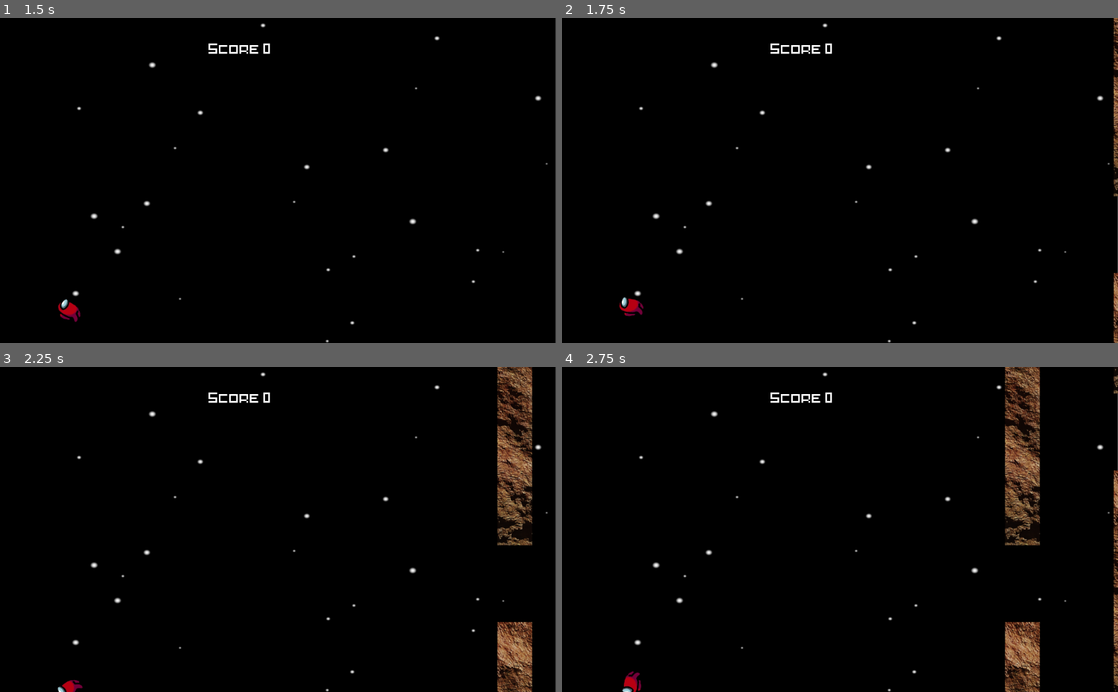
Above: before the commit, frames 1-4 (two rows, left to right).
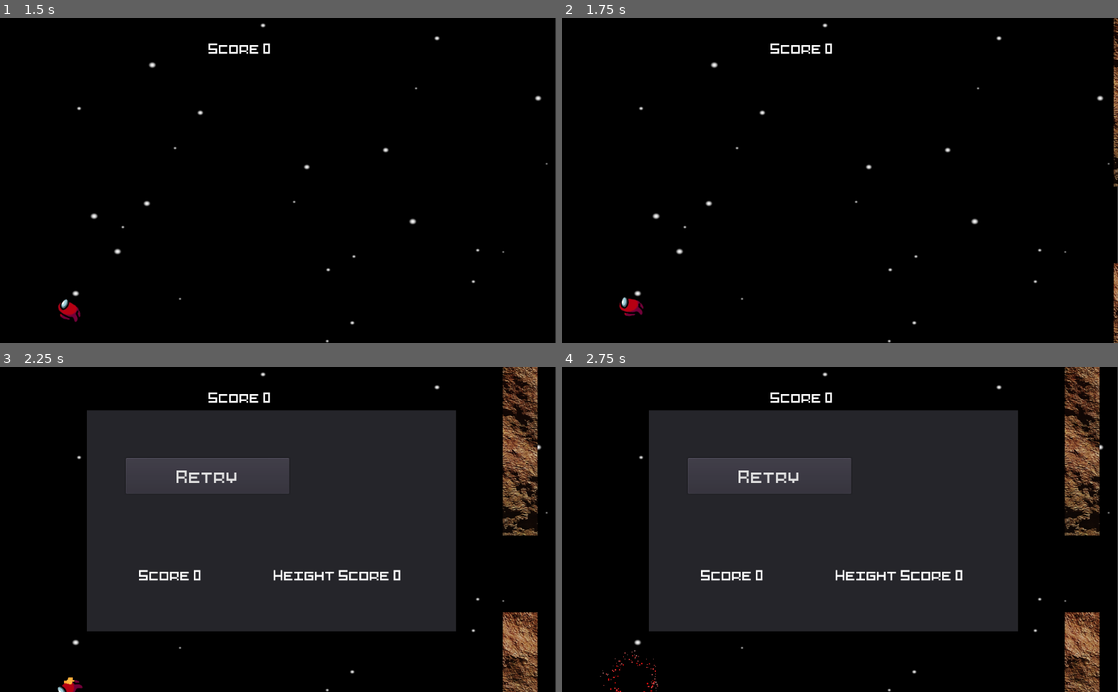
Above: after the commit, the same moments.

Repository: Chamerli-sh/Flappy-Things
Game: Godot game, scene res://Menues/MainMenu/MainScreen.tscn
The game is run twice, just before and just after one commit, with the same random seed, the same clock (stepped at 60 frames per second) and the same inputs. Sound files missing from this copy of the repository are replaced by a short silence.
Inputs:
- Up to frame 1 (1.5 s): click "Play" at 0.5 s
- Up to frame 2 (1.75 s): tap Up (jump) at 1.52 s
- Up to frame 3 (2.25 s): no input
- Up to frame 4 (2.75 s): tap Up (jump) at 2.27 s

Frame 1 is identical in both runs. In frame 2, 0.4% of the frame differs, in the area x 99-100%, y 0-100%; in frame 3, 50%; in frame 4, 53%, in the area x 6-100%, y 0-100%.

Commit message:
Finishing up

Diff:
--- a/World/PipeSpawner.gd
+++ b/World/PipeSpawner.gd
@@ -11,7 +11,7 @@
 	pipe.global_position.y = y
 
 func _on_Timer_timeout():
-	y = rand_range(y - 320, y + 320)
+	y = rand_range(y - 256, y + 256)
 	if y > MAX_Y:
 		y = MAX_Y
 	elif y < MIN_Y:
--- a/World/World.gd
+++ b/World/World.gd
@@ -24,3 +24,14 @@
 	explosion.emitting = true
 
 	dead_node.display()
+
+
+
+func _on_AudioStreamPlayer2D_finished():
+	$AudioStreamPlayer2D.play()
+
+
+func _on_DeadEnd_body_entered(body):
+	if body.name == "Player":
+		Global.lost = true
+		die()
--- a/World/World.tscn
+++ b/World/World.tscn
@@ -6,10 +6,17 @@
 [ext_resource path="res://World/World.gd" type="Script" id=4]
 [ext_resource path="res://Fonts/pixelart.ttf" type="DynamicFontData" id=5]
 [ext_resource path="res://Menues/DeadScreen/DeadScreen.tscn" type="PackedScene" id=6]
+[ext_resource path="res://World/Music.ogg" type="AudioStream" id=7]
 
 [sub_resource type="DynamicFont" id=1]
 size = 25
 font_data = ExtResource( 5 )
+
+[sub_resource type="RectangleShape2D" id=2]
+extents = Vector2( 521.052, 10 )
+
+[sub_resource type="RectangleShape2D" id=3]
+extents = Vector2( 518.26, 10 )
 
 [node name="World" type="Node2D"]
 script = ExtResource( 4 )
@@ -65,4 +72,22 @@
 margin_right = 512.0
 margin_bottom = 300.0
 
+[node name="AudioStreamPlayer2D" type="AudioStreamPlayer2D" parent="."]
+stream = ExtResource( 7 )
+volume_db = -1.825
+pitch_scale = 2.0
+autoplay = true
+
+[node name="DeadEnd" type="Area2D" parent="."]
+
+[node name="CollisionShape2D" type="CollisionShape2D" parent="DeadEnd"]
+position = Vector2( 0, 308.5 )
+shape = SubResource( 2 )
+
+[node name="CollisionShape2D2" type="CollisionShape2D" parent="DeadEnd"]
+position = Vector2( 0, -300 )
+shape = SubResource( 3 )
+
 [connection signal="timeout" from="PipeSpawner/Timer" to="PipeSpawner" method="_on_Timer_timeout"]
+[connection signal="finished" from="AudioStreamPlayer2D" to="." method="_on_AudioStreamPlayer2D_finished"]
+[connection signal="body_entered" from="DeadEnd" to="." method="_on_DeadEnd_body_entered"]
Not shown, added: World/Music.ogg.import
Not shown: 1 places in World/World.tscn that only renumber resources
Not shown, added: World/Music.ogg
